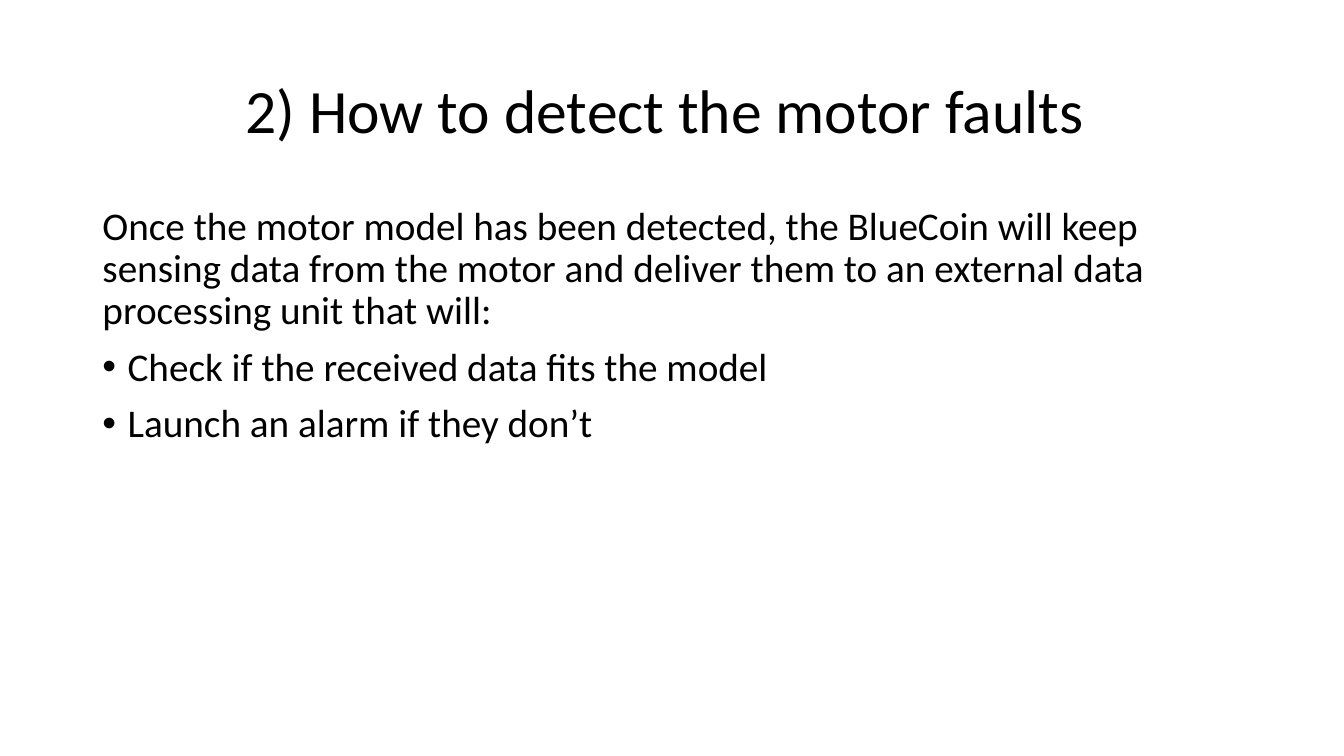
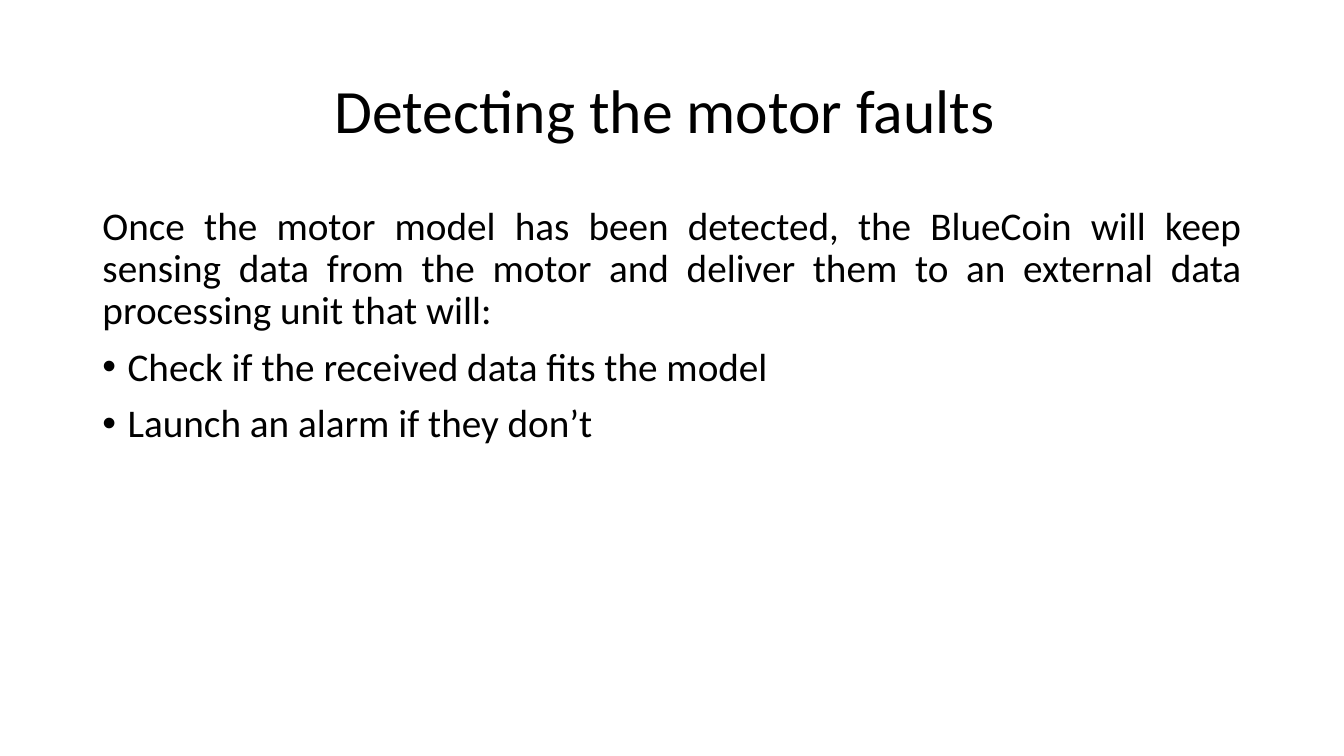
Before and after one commit to urzino/FanMonitoringBlueCoin, a slide deck: slide 7 of Pervasive_presentation_Milestone1_group8.pptx (slide 6 before the commit). Drawn at 1344x756 pixels with LibreOffice and Linux fonts; fonts in the diff are those of the drawing. Boxes give left, top, right and bottom in pixels: in the first picture for what was removed or moved away, otherwise in the second. Text is boxed around its words. In the diff, an @@ line names an element or a change of style, - is before the commit and + after.

```diff
--- a/Pervasive_presentation_Milestone1_group8.pptx
+++ b/Pervasive_presentation_Milestone1_group8.pptx
@@ title at box(335, 90, 994, 144): text changed @@
-2) How to detect the motor faults
+Detecting the motor faults
@@ text "Once the motor model has ..." at box(102, 212, 1241, 444): alignment left to justified @@
```
Also in this commit, not shown: 7 other slides changed, 1 slide added.
